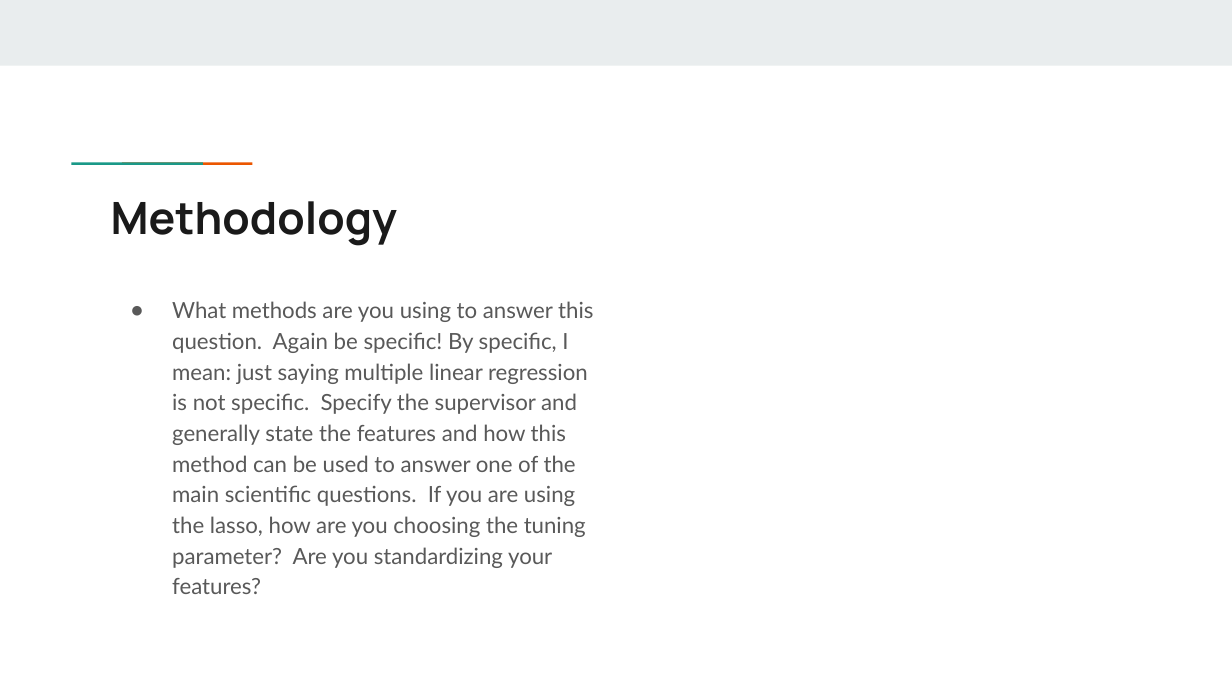
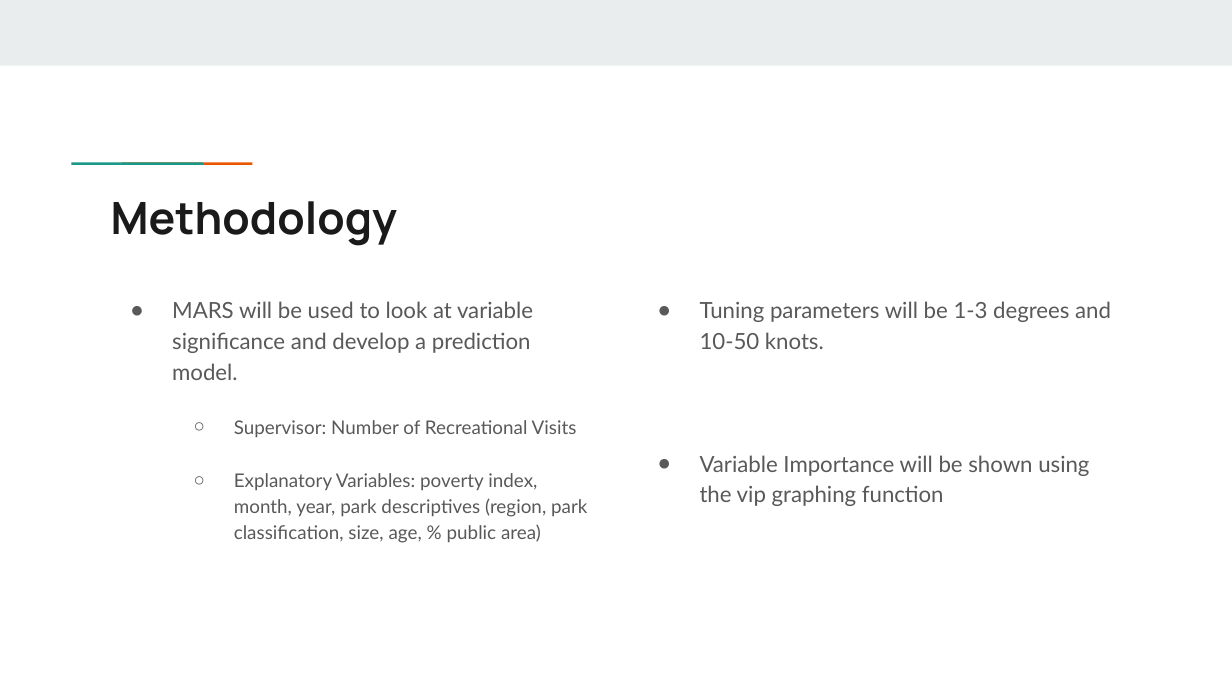
Before and after one commit to JViehman/NationalParks, a slide deck: slide 5 of Presentations/Presentation03.pptx. Drawn at 1232x693 pixels with LibreOffice and Linux fonts; fonts in the diff are those of the drawing. Boxes give left, top, right and bottom in pixels: in the first picture for what was removed or moved away, otherwise in the second. Text is boxed around its words. In the diff, an @@ line names an element or a change of style, - is before the commit and + after.

Commit message:
Added MARS slides

```diff
--- a/Presentations/Presentation03.pptx
+++ b/Presentations/Presentation03.pptx
@@ text at (172, 301, 587, 543): text changed; size 13 to 11 pt @@
-● What methods are you using to answer this question. Again be specific! By specific, I mean: just saying multiple linear regression is not specific. Specify the supervisor and generally state the features and how this method can be used to answer one of the main scientific questions. If you are using the lasso, how are you choosing the tuning parameter? Are you standardizing your features?
+● MARS will be used to look at variable significance and develop a prediction model.
+  ○ Supervisor: Number of Recreational Visits
+  ○ Explanatory Variables: poverty index, month, year, park descriptives (region, park classification, size, age, % public area)
@@ text added at (700, 301, 1111, 506), 13 pt, text #595959 @@
+● Tuning parameters will be 1-3 degrees and 10-50 knots.
+● Variable Importance will be shown using the vip graphing function
```
Also in this commit, not shown: 1 other slide changed.
